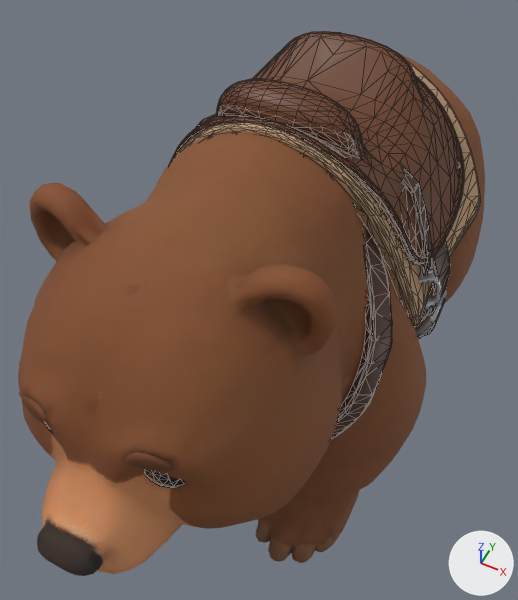
What one commit did to the glTF model assets/models/animal_part/bear/HOOFBEAT_Bear_Mobile.glb.
Camera for both pictures: a 50 mm lens placed at (0.85, -2.2, 3.21), pointed at (-0.06, -0.37, 0.93). The lights are fixed; the arrows at lower right show +X, +Y and +Z. The first picture is the older version. Mesh edges are drawn as thin lines on the coarser meshes. Vertices at exactly the same position are counted once.

In view in the first picture: 'BearBody', 'BearBrows', 'BearFace', 'Saddle', 'SaddlePad', 'StirrupLeathers', 'Straps' and 3 more.
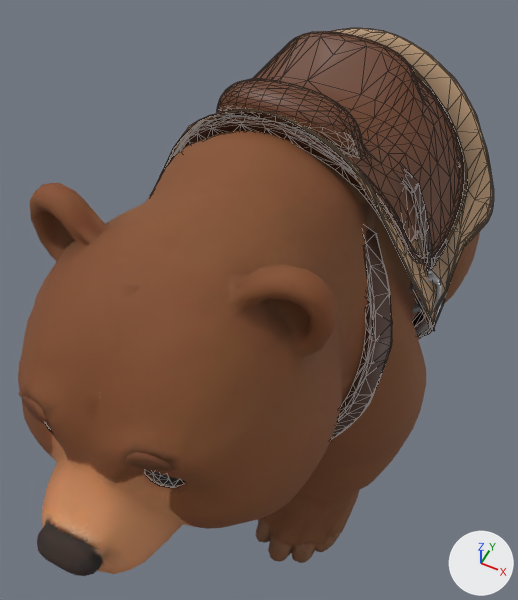
Where the change shows, as pixel boxes (x1, y1, x2, y2) in the pictures (518 x 600 px):
'SaddlePad', reshaped (11% wider, 14% taller)
    before: (175, 60, 480, 326)
    after: (154, 28, 494, 331)

Patch to the scene script:
```diff
--- a/assets/models/animal_part/bear/HOOFBEAT_Bear_Mobile.glb.py
+++ b/assets/models/animal_part/bear/HOOFBEAT_Bear_Mobile.glb.py
@@ me_saddlepad_001 @@
 # used by ob_saddlepad; location = (0.0, 0.0, 0.0)
-me_saddlepad_001.from_pydata(...)  # 510 vertices, 899 faces; spans x -0.638..0.638, y -0.446..0.588, z 1.03..1.846
+me_saddlepad_001.from_pydata(...)  # 510 vertices, 899 faces; spans x -0.687..0.69, y -0.414..0.719, z 0.945..1.892
+# me_saddlepad_001 part 1: the loose piece of 501 vertices spanning x -0.638..0.638, y -0.446..0.588, z 1.03..1.846 is rebuilt with 501 vertices and now spans x -0.687..0.69, y -0.414..0.719, z 0.945..1.892
+# other edits to the shape of me_saddlepad_001 do not show in these pictures
 me_saddlepad_001.materials.append(mat_tack_pad)
```
